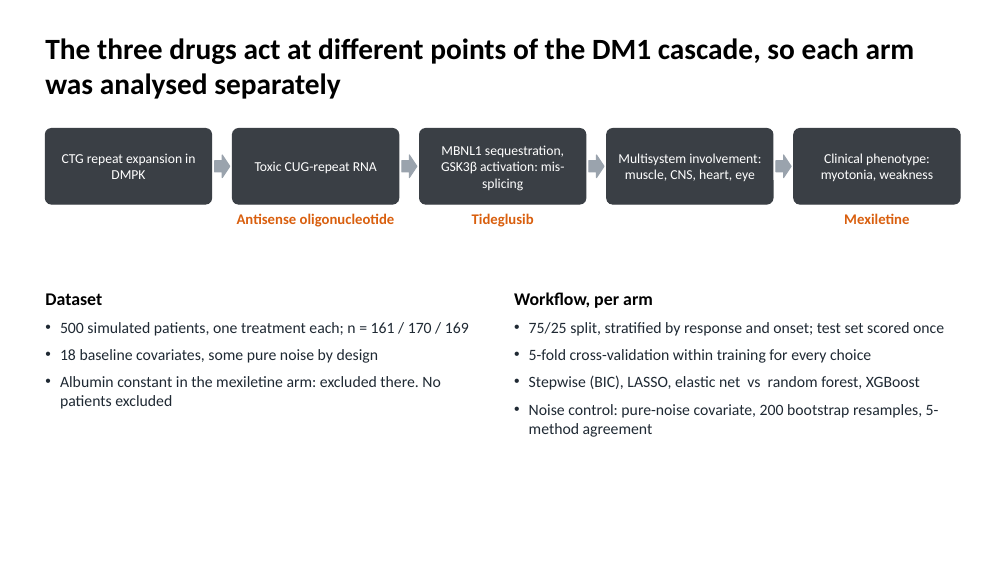
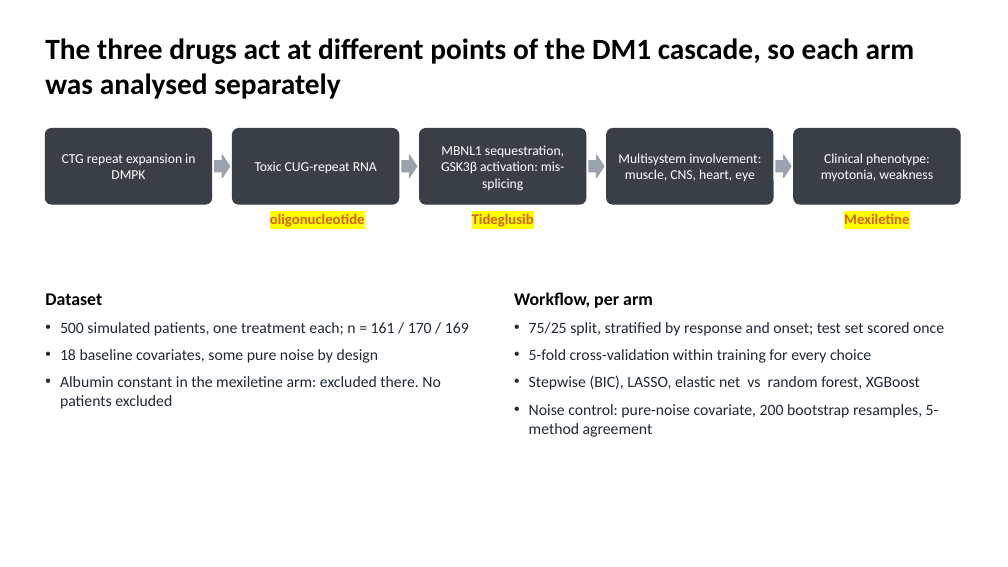
Before and after one commit to euibeom135-cell/acop2026-hackathon-team1, a slide deck: slide 3 of slides/Team1_DM1_slides.pptx. Drawn at 1008x567 pixels with LibreOffice and Linux fonts; fonts in the diff are those of the drawing. Boxes give left, top, right and bottom in pixels: in the first picture for what was removed or moved away, otherwise in the second. Text is boxed around its words. In the diff, an @@ line names an element or a change of style, - is before the commit and + after.

Commit message:
Deck: Euibeom's manual edits in PowerPoint

```diff
--- a/slides/Team1_DM1_slides.pptx
+++ b/slides/Team1_DM1_slides.pptx
@@ text at bbox=[270, 213, 365, 227]: text changed @@
-Antisense oligonucleotide
+oligonucleotide
@@ text "Tideglusib" at bbox=[472, 213, 534, 227]: highlight none to #FFFF00 @@
@@ text "Mexiletine" at bbox=[844, 213, 909, 224]: highlight none to #FFFF00 @@
```
Also in this commit, not shown: 3 other slides changed.
